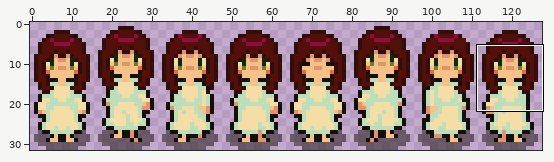
Sprite sheet: Assets/Art/Sprites/People/Kay/player_nightgown_down.png. Above, an overview of the earlier version with the close-up marked.
Close-up. Before the edit:
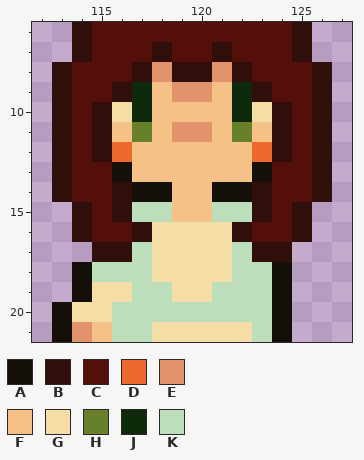
The file is 128x32 pixels. Colours within 5 levels of each other are drawn and written as one. Shown: x 112..127, y 6..21. The commit also changed other parts of the picture, which this record leaves out.
Palette (. is transparent): A #150f0a  B #300f0a  C #550f0a  D #ef692f  E #e3936b  F #f5c187  G #f5dda6  H #69802a  J #0f290b  K #bddeba
Now the later version:
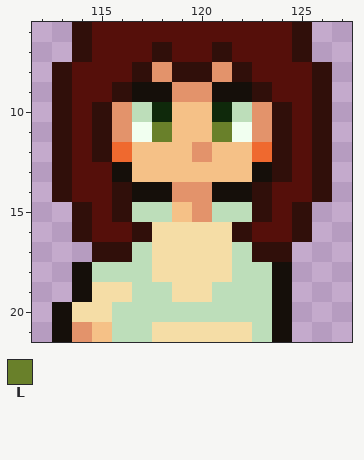
Colours new in this view: L #69802a
The exact change:
colour H: #69802a -> #f1fff0
y 9: x 117..118 JF -> AA; x 121..122 FJ -> AA
y 10: x 116..118 GJF -> EKJ; x 121..123 FJG -> JKE
y 11: x 116 F -> E; x 118..121 FEEF -> LFFL; x 123 F -> E
y 12: x 120 F -> E
y 13: x 124 C -> B
y 14: x 119..120 FF -> EE
y 15: x 120 F -> E
